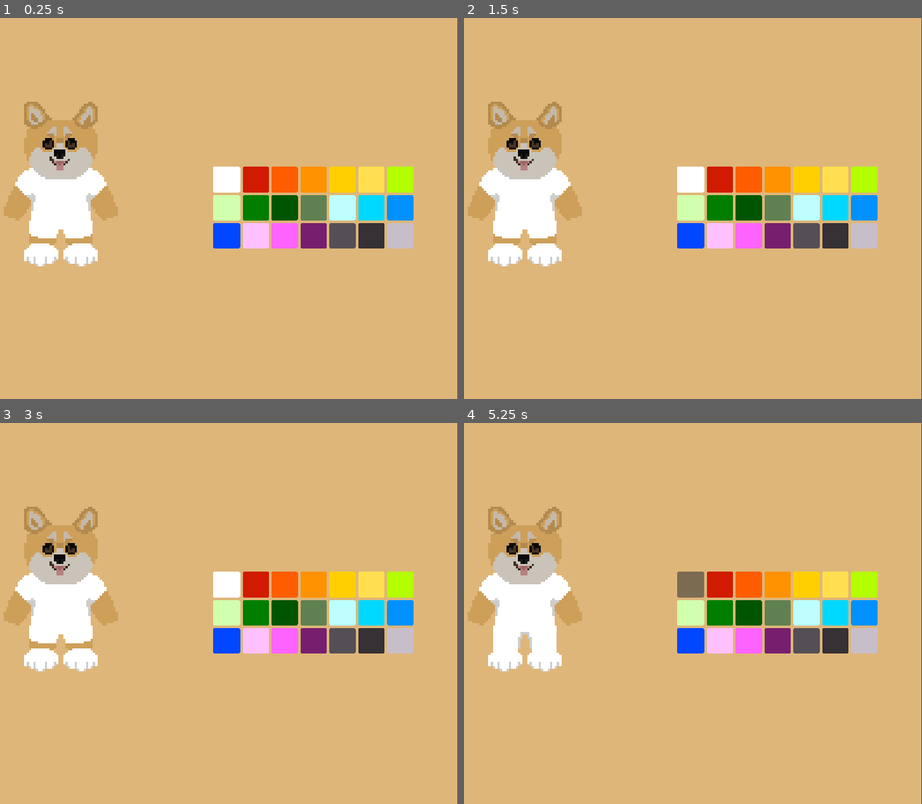
Above: before the commit, frames 1-4 (two rows, left to right).
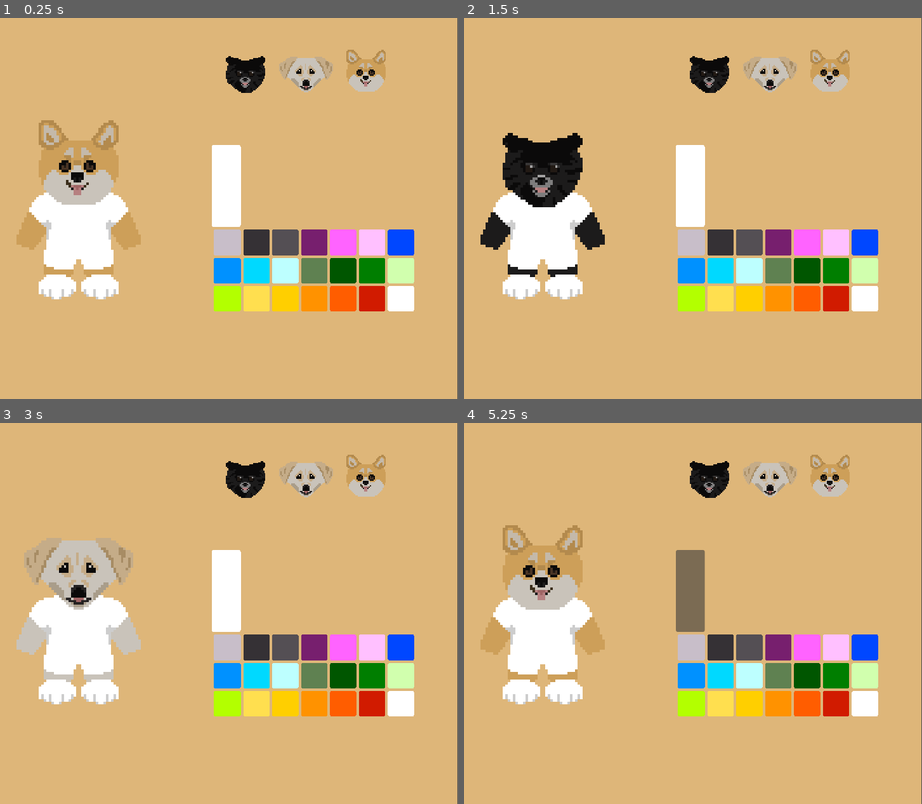
Above: after the commit, the same moments.

Repository: Katie-N/Its-a-Dogs-World
Game: Godot game, scene res://Scenes/Shop/TryOn.tscn
Same seed, same stepped clock (60 frames per second), same inputs: the game is played once before the commit and once after it. The project has no main scene, so this scene is started directly.
Inputs (mouse positions are in pixels of both pictures, inside the frame that each line leads up to):
- Up to frame 1 (0.25 s): no input
- Up to frame 2 (1.5 s): click (486, 29) at 0.52 s; click (711, 78) at 1.27 s
- Up to frame 3 (3 s): click (22, 434) at 2.02 s; click (306, 483) at 2.77 s
- Up to frame 4 (5.25 s): click (491, 434) at 3.52 s; click (830, 483) at 4.27 s; click (688, 590) at 5.02 s

The runs differ from the first frame. In frame 1, 24% of the frame differs, in the area x 0-91%, y 8-77%; in frame 2, 24%; in frame 3, 24%; in frame 4, 24%.

Commit message:
Added model selection

Diff:
--- a/Scenes/Shop/TryOn.tscn
+++ b/Scenes/Shop/TryOn.tscn
@@ -2,9 +2,7 @@
 
 [ext_resource type="PackedScene" uid="uid://chb2ksgqf6a6r" path="res://Scenes/dogCharacter.tscn" id="1_bae7o"]
 [ext_resource type="Script" uid="uid://bwsit1rqq73il" path="res://Scenes/Shop/try_on.gd" id="1_giymh"]
-[ext_resource type="Texture2D" uid="uid://77ckvastgmxk" path="res://Art/Characters/DogHeadSpritesheet.png" id="2_odmx6"]
-
-[sub_resource type="CompressedTexture2D" id="CompressedTexture2D_giymh"]
+[ext_resource type="Texture2D" uid="uid://cxbt3x505jy1d" path="res://Art/Characters/corgiHead.png" id="3_3kunc"]
 
 [sub_resource type="StyleBoxFlat" id="StyleBoxFlat_mjnc6"]
 content_margin_left = 4.0
@@ -32,59 +30,73 @@
 [node name="DogCharacter" parent="CanvasLayer" unique_id=1294001680 instance=ExtResource("1_bae7o")]
 z_index = 1
 y_sort_enabled = true
-position = Vector2(174, 263)
+position = Vector2(202, 304)
+scale = Vector2(1.3502855, 1.3502855)
 max_speed = 0
 
-[node name="HBoxContainer" type="HBoxContainer" parent="CanvasLayer" unique_id=1659468360]
-offset_right = 230.0
-offset_bottom = 40.0
+[node name="Model Selection" type="HBoxContainer" parent="CanvasLayer" unique_id=1659468360]
+offset_left = 419.0
+offset_top = 41.0
+offset_right = 700.0
+offset_bottom = 146.0
 size_flags_horizontal = 3
 alignment = 1
 
-[node name="TextureButton" type="TextureButton" parent="CanvasLayer/HBoxContainer" unique_id=1569708498]
+[node name="TemplateDog" type="TextureButton" parent="CanvasLayer/Model Selection" unique_id=1569708498]
+texture_filter = 1
 layout_mode = 2
-texture_normal = SubResource("CompressedTexture2D_giymh")
+size_flags_horizontal = 3
+texture_normal = ExtResource("3_3kunc")
+stretch_mode = 5
 
-[node name="Corgi" type="Sprite2D" parent="CanvasLayer/HBoxContainer/TextureButton" unique_id=1157187109]
-texture = ExtResource("2_odmx6")
-hframes = 3
+[node name="Article Of Clothing Selection" type="HBoxContainer" parent="CanvasLayer" unique_id=1580991965]
+offset_left = 395.0
+offset_top = 143.0
+offset_right = 746.0
+offset_bottom = 248.0
+size_flags_horizontal = 3
+alignment = 1
 
-[node name="TextureButton2" type="TextureButton" parent="CanvasLayer/HBoxContainer" unique_id=1527269654]
-layout_mode = 2
-
-[node name="Lab" type="Sprite2D" parent="CanvasLayer/HBoxContainer/TextureButton2" unique_id=1282340304]
-position = Vector2(-4, 0)
-texture = ExtResource("2_odmx6")
-hframes = 3
-frame = 1
-
-[node name="TextureButton3" type="TextureButton" parent="CanvasLayer/HBoxContainer" unique_id=131366202]
-layout_mode = 2
-
-[node name="Pom" type="Sprite2D" parent="CanvasLayer/HBoxContainer/TextureButton3" unique_id=142421407]
-position = Vector2(-8, 0)
-texture = ExtResource("2_odmx6")
-hframes = 3
-frame = 2
-
-[node name="GridContainer" type="GridContainer" parent="CanvasLayer" unique_id=25845893]
+[node name="Clothing Selection" type="GridContainer" parent="CanvasLayer" unique_id=613526713]
 anchors_preset = 6
 anchor_left = 1.0
 anchor_top = 0.5
 anchor_right = 1.0
 anchor_bottom = 0.5
-offset_left = -386.0
-offset_top = -66.0
-offset_right = -59.883667
-offset_bottom = 63.0
+offset_left = -388.0
+offset_top = -100.0
+offset_right = -61.883667
+offset_bottom = 29.0
 grow_horizontal = 0
 grow_vertical = 2
 scale = Vector2(0.969, 1)
 size_flags_horizontal = 4
 columns = 7
 
-[node name="ColorButton" type="Button" parent="CanvasLayer/GridContainer" unique_id=1539771946]
+[node name="ColorButton" type="Button" parent="CanvasLayer/Clothing Selection" unique_id=881797896]
 layout_mode = 2
 size_flags_horizontal = 3
 size_flags_vertical = 3
 theme_override_styles/normal = SubResource("StyleBoxFlat_mjnc6")
+
+[node name="Color Selection" type="GridContainer" parent="CanvasLayer" unique_id=25845893]
+anchors_preset = -1
+anchor_left = 1.0
+anchor_top = 0.5
+anchor_right = 1.0
+anchor_bottom = 0.5
+offset_left = -385.0
+offset_top = 32.99997
+offset_right = -58.883667
+offset_bottom = 161.99997
+grow_horizontal = 0
+grow_vertical = 2
+scale = Vector2(0.969, 1)
+size_flags_horizontal = 4
+columns = 7
+
+[node name="ColorButton" type="Button" parent="CanvasLayer/Color Selection" unique_id=1539771946]
+layout_mode = 2
+size_flags_horizontal = 3
+size_flags_vertical = 3
+theme_override_styles/normal = SubResource("StyleBoxFlat_mjnc6")
--- a/Scenes/Shop/try_on.gd
+++ b/Scenes/Shop/try_on.gd
@@ -1,24 +1,49 @@
 extends Node2D
 
 var availableColors = ["ffffff", "d11b00", "ff5d00", "ff9200", "ffcf00", "ffdf4f", "b3ff00", "d1ffae", "007e00", "005600", "5f8151", "bdffff", "00d9ff", "0091ff", "0047ff", "ffc0ff", "ff63ff", "771f6e", "544f54", "353135", "c8bec9"]
+var dogTypes = ["corgi", "lab", "pom"]
+
+@onready var modelSelectionTemplateButton = $"CanvasLayer/Model Selection/TemplateDog"
+@onready var colorTemplateButton = $"CanvasLayer/Color Selection/ColorButton"
 
 func _ready():
+	instantiateDogModelButtons()
 	instantiateColorButtons()
 
+func instantiateDogModelButtons():
+	for dog in dogTypes:
+		var dogModelButton = modelSelectionTemplateButton.duplicate()
+		var dogTexture = "res://Art/Characters/" + dog + "Head.png"
+		if ResourceLoader.exists(dogTexture):
+			dogModelButton.texture_normal = load(dogTexture)
+			modelSelectionTemplateButton.add_sibling(dogModelButton)
+			dogModelButton.name = dog
+			dogModelButton.pressed.connect(changeModel.bind(dog))
+
+		else:
+			print("Error: " + dogTexture + " does not exist!")
+
+	modelSelectionTemplateButton.visible = false
+
 func instantiateColorButtons():
+
 	for color in availableColors:
-		var button = $CanvasLayer/GridContainer/ColorButton.duplicate()
+		var button = colorTemplateButton.duplicate()
 		var stylebox = button.get_theme_stylebox("normal").duplicate()
 		stylebox.bg_color = Color("#" + color)
 		button.add_theme_stylebox_override("normal", stylebox)
-		$CanvasLayer/GridContainer.add_child(button)
+		colorTemplateButton.add_sibling(button)
 		button.name = color
 		button.pressed.connect(changeColor.bind(color))
 
 #	Hide the template button now that we have finished adding buttons.
-	$CanvasLayer/GridContainer/ColorButton.visible = false
+	colorTemplateButton.visible = false
 
 func changeColor(color):
 	$CanvasLayer/DogCharacter.find_child("Shirt").frame = availableColors.find(color)
 	$CanvasLayer/DogCharacter.find_child("Pants").frame = 63 + availableColors.find(color)
 	$CanvasLayer/DogCharacter.find_child("Shoes").frame = 105 + availableColors.find(color)
+
+func changeModel(dogType):
+	$CanvasLayer/DogCharacter.find_child("Head").frame = dogTypes.find(dogType)
+	$CanvasLayer/DogCharacter.find_child("Body").frame = dogTypes.find(dogType)
Binary file added: Art/Characters/corgiHead.png
Not shown, added: Art/Characters/corgiHead.png.import
Binary file added: Art/Characters/labHead.png
Not shown, added: Art/Characters/labHead.png.import
Binary file added: Art/Characters/pomHead.png
Not shown, added: Art/Characters/pomHead.png.import
